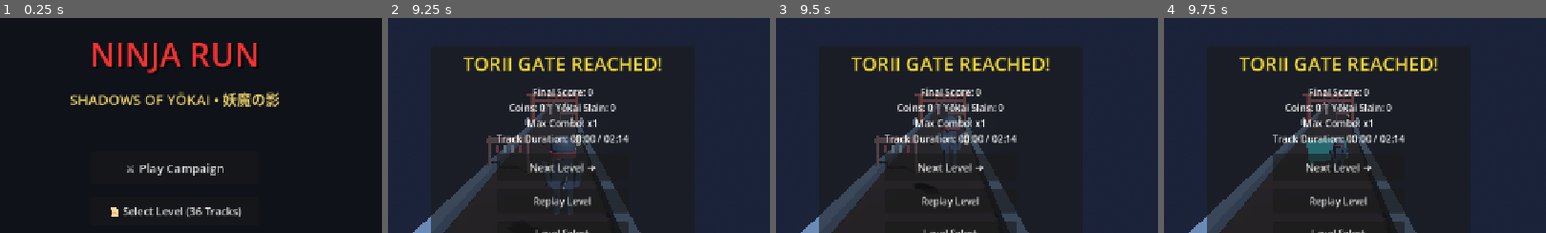
Above: before the commit, frames 1-4 (left to right).
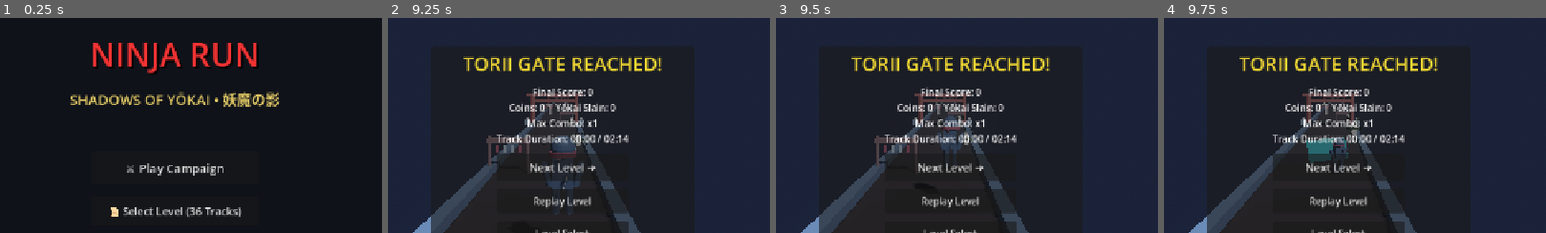
Above: after the commit, the same moments.

Repository: leouofa/ninja-run
Game: Godot game, scene res://scenes/MainMenu.tscn
The game is run twice, just before and just after one commit, with the same random seed, the same clock (stepped at 60 frames per second) and the same inputs.
Inputs (mouse positions are % of the whole screen's width and height, from its top left):
- Up to frame 1 (0.25 s): no input
- Up to frame 2 (9.25 s): click "⚔ Play Campaign" at 0.5 s; tap Enter at 1.25 s; move the mouse to (45, 70) at 1.27 s; hold Up 1.28-2 s; tap Space (slash) at 1.35, 2.85, 4.55, 6.05, 7.55, 9.05 s; click (45, 70) at 1.42 s; tap W (jump) at 1.52, 3.02, 6.02, 7.52, 9.02 s; click "Replay Level" at 2 s; move the mouse to (80, 65) at 2.77 s; hold Up 2.78-3.5 s; click "Replay Level" at 3.5 s; move the mouse to (20, 35) at 4.27 s; hold A (move_left) 4.28-5 s; tap S (slide) at 4.35 s; click "Replay Level" at 5 s; move the mouse to (55, 50) at 5.77 s; hold A (move_left) 5.78-6.5 s; tap Shift (slow_time) at 5.85 s; click (55, 50) at 5.92 s; click "Next Level ➔" at 6.5 s; move the mouse to (35, 25) at 7.27 s; hold Down 7.28-8 s; tap Ctrl at 7.35 s; click "Next Level ➔" at 8 s; move the mouse to (72, 45) at 8.77 s; hold D (move_right) from 8.78 s (still down); tap F at 8.85 s
- Up to frame 3 (9.5 s): keep holding D (move_right)
- Up to frame 4 (9.75 s): move the mouse to (30, 55) at 9.52 s; release D (move_right) at 9.53 s; hold Up from 9.53 s (still down); tap P at 9.6 s; click (30, 55) at 9.67 s
The pictures show only the part of the screen within x 27-77%, y 20-70%; the shares and areas given below are measured in that part.

Frames 1-3 are identical in both runs. In frame 4, less than 0.1% of the frame differs, in the area x 49-52%, y 46-55%.

Commit message:
Fix 3D pickup tween error and resolve GDScript compiler warnings
- Remove invalid modulate:a tween on Area3D in Pickup.gd and replace with scale vanish animation
- Add collision guard to prevent double collection of pickups
- Add helper methods and explicit emits for coin, slowdown, and enemy slash signals in PlayerNinja.gd
- Update callers in Pickup.gd, EnemyBase.gd, and Obstacle.gd to use player helper methods
- Prefix unused parameters with underscores in EnemyBase.gd, GameWorld.gd, and WaveformTrackGenerator.gd

Diff:
--- a/scripts/EnemyBase.gd
+++ b/scripts/EnemyBase.gd
@@ -48,7 +48,7 @@
 	col.position = Vector3(0, box.size.y * 0.5, 0)
 	add_child(col)
 
-func _process(delta: float) -> void:
+func _process(_delta: float) -> void:
 	if is_dead:
 		return
 	# Idle yōkai bobbing / floating animation
@@ -64,7 +64,12 @@
 		SoundEffects.play_sound(get_tree(), "enemy_kill")
 		var players = get_tree().get_nodes_in_group("player")
 		if players.size() > 0:
-			players[0].emit_signal("slashed_enemy", enemy_type, point_value)
+			var player = players[0]
+			if player.has_method("record_slashed_enemy"):
+				player.record_slashed_enemy(enemy_type, point_value)
+			else:
+				player.slashed_enemy.emit(enemy_type, point_value)
+
 
 	# Death burst animation
 	if visual_mesh:
--- a/scripts/GameWorld.gd
+++ b/scripts/GameWorld.gd
@@ -212,7 +212,7 @@
 		if orb:
 			orb.modulate = Color(0.2, 0.9, 1.0, 1.0) if i < count else Color(0.2, 0.2, 0.3, 0.4)
 
-func _on_enemy_slashed(type: String, points: int) -> void:
+func _on_enemy_slashed(_type: String, points: int) -> void:
 	yokai_slain += 1
 	var gained = points * combo
 	score += gained
--- a/scripts/Obstacle.gd
+++ b/scripts/Obstacle.gd
@@ -35,7 +35,11 @@
 	SoundEffects.play_sound(get_tree(), "slash")
 	var players = get_tree().get_nodes_in_group("player")
 	if players.size() > 0:
-		players[0].emit_signal("slashed_enemy", "barricade", 100)
+		var player = players[0]
+		if player.has_method("record_slashed_enemy"):
+			player.record_slashed_enemy("barricade", 100)
+		else:
+			player.slashed_enemy.emit("barricade", 100)
 	queue_free()
 
 func _on_body_entered(body: Node3D) -> void:
--- a/scripts/Pickup.gd
+++ b/scripts/Pickup.gd
@@ -4,6 +4,8 @@
 
 @export var pickup_type: String = "koban" # koban (coin), slowdown (Toki-no-Tama)
 var visual_mesh: Node3D
+
+var is_collected: bool = false
 
 func _ready() -> void:
 	collision_layer = 4
@@ -30,16 +32,29 @@
 		visual_mesh.position.y = 0.9 + sin(Time.get_ticks_msec() * 0.006) * 0.15
 
 func _on_body_entered(body: Node3D) -> void:
+	if is_collected:
+		return
 	if body is PlayerNinja:
+		is_collected = true
 		if pickup_type == "slowdown":
 			SoundEffects.play_sound(get_tree(), "slow_start")
-			body.emit_signal("slowdown_collected")
+			if body.has_method("collect_slowdown"):
+				body.collect_slowdown()
+			else:
+				body.slowdown_collected.emit()
 		else:
 			SoundEffects.play_sound(get_tree(), "coin")
-			body.emit_signal("coin_collected", 100)
+			if body.has_method("collect_coin"):
+				body.collect_coin(100)
+			else:
+				body.coin_collected.emit(100)
 
-		# Vanish pickup with tween
+		# Disable monitoring and collisions immediately
+		set_deferred("monitoring", false)
+		set_deferred("monitorable", false)
+
+		# Vanish pickup with scale animation
 		var tween = create_tween()
-		tween.tween_property(self, "scale", Vector3(1.5, 1.5, 1.5), 0.1)
-		tween.parallel().tween_property(self, "modulate:a", 0.0, 0.1)
+		tween.tween_property(self, "scale", Vector3(1.3, 1.3, 1.3), 0.08)
+		tween.tween_property(self, "scale", Vector3.ZERO, 0.08)
 		tween.tween_callback(queue_free)
--- a/scripts/PlayerNinja.gd
+++ b/scripts/PlayerNinja.gd
@@ -331,3 +331,12 @@
 			trigger_death("Missed the corner turn")
 		qte_turn_active = false
 		qte_active_zone = null
+
+func collect_coin(value: int) -> void:
+	coin_collected.emit(value)
+
+func collect_slowdown() -> void:
+	slowdown_collected.emit()
+
+func record_slashed_enemy(enemy_name: String, points: int) -> void:
+	slashed_enemy.emit(enemy_name, points)
--- a/scripts/WaveformTrackGenerator.gd
+++ b/scripts/WaveformTrackGenerator.gd
@@ -145,7 +145,7 @@
 
 	emit_signal("track_built", total_distance, segment_count)
 
-func _build_segment_mesh(parent: Node3D, is_turn: bool, is_t_junction: bool, left: bool, right: bool) -> void:
+func _build_segment_mesh(parent: Node3D, is_turn: bool, _is_t_junction: bool, left: bool, right: bool) -> void:
 	# Main roadway box (StaticBody3D + CollisionShape3D + MeshInstance3D)
 	var body = StaticBody3D.new()
 	body.collision_layer = 1
